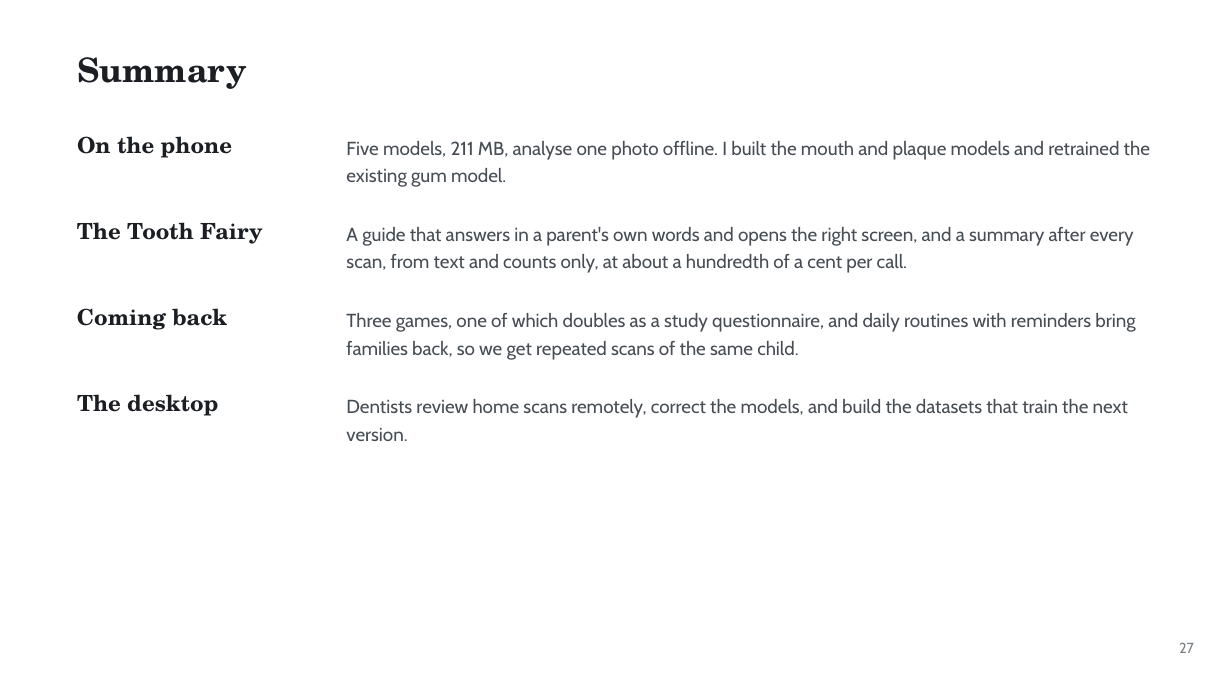
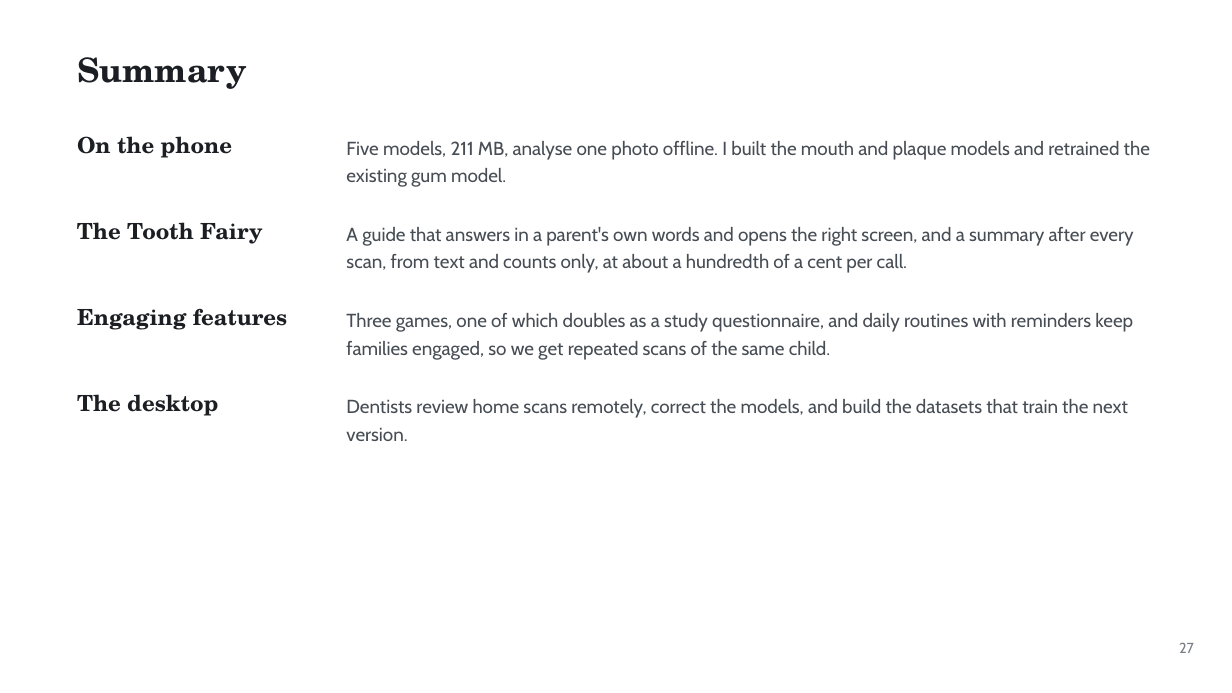
Before and after one commit to ertugrul-senturk/interactive-slides, a slide deck: slide 46 of public/decks/2026-11-smart-teeth.pptx. Drawn at 1232x693 pixels with LibreOffice and Linux fonts; fonts in the diff are those of the drawing; background and template pictures are left out. Boxes give left, top, right and bottom in pixels: in the first picture for what was removed or moved away, otherwise in the second. Text is boxed around its words. In the diff, an @@ line names an element or a change of style, - is before the commit and + after.

```diff
--- a/public/decks/2026-11-smart-teeth.pptx
+++ b/public/decks/2026-11-smart-teeth.pptx
@@ text at [77,308,287,330]: text changed @@
-Coming back
+Engaging features
@@ text at [346,313,1133,360]: text changed @@
-Three games, one of which doubles as a study questionnaire, and daily routines with reminders bring
-families back, so we get repeated scans of the same child.
+Three games, one of which doubles as a study questionnaire, and daily routines with reminders keep
+families engaged, so we get repeated scans of the same child.
```
Also in this commit, not shown: 3 other slides changed, 6 other files.
